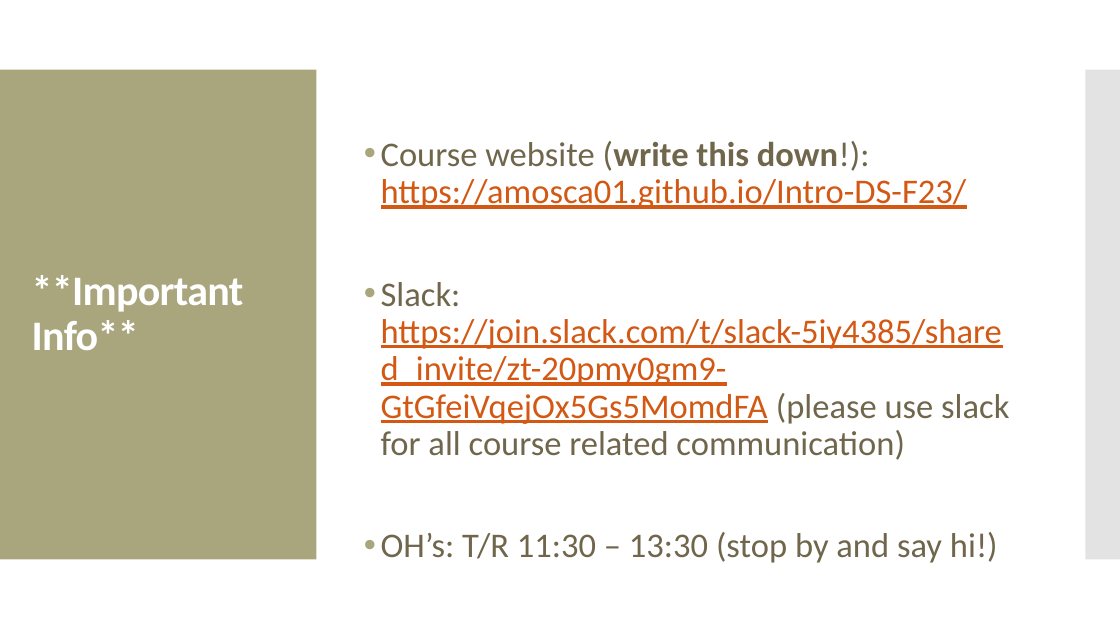
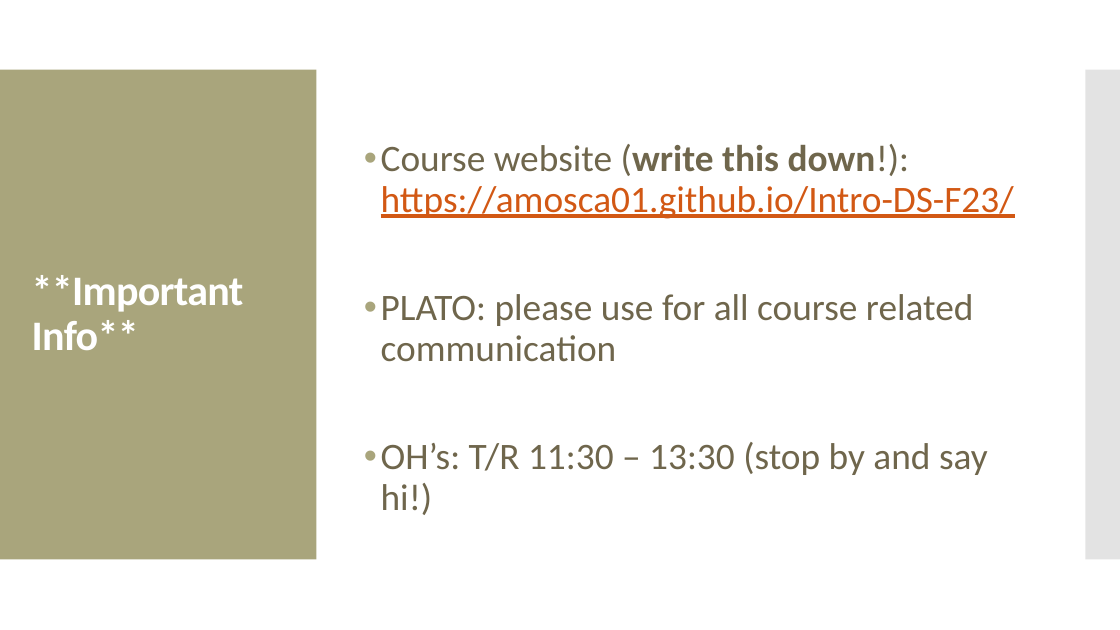
Before and after one commit to amosca01/Intro-DS-F23, a slide deck: slide 11 of slides/01-welcome.pptx. Drawn at 1120x630 pixels with LibreOffice and Linux fonts; fonts in the diff are those of the drawing. Boxes give left, top, right and bottom in pixels: in the first picture for what was removed or moved away, otherwise in the second. Text is boxed around its words. In the diff, an @@ line names an element or a change of style, - is before the commit and + after.

```diff
--- a/slides/01-welcome.pptx
+++ b/slides/01-welcome.pptx
@@ text at bbox=[381, 144, 1014, 515]: size 29.6 to 32 pt in "Course website (write this down!): https://amosca01.github.i ...", "OH’s: T/R 11:30 – 13:30 (stop by ..." @@
@@ text at bbox=[381, 294, 974, 362]: text changed; size 29.6 to 32 pt; text colour #D25814 to #6F664C @@
-• Slack: https://join.slack.com/t/slack-5iy4385/shared_invite/zt-20pmy0gm9-GtGfeiVqejOx5Gs5MomdFA (please use slack for all course related communication)
+• PLATO: please use for all course related communication
```
Also in this commit, not shown: 1 other slide changed, 1 other file.
